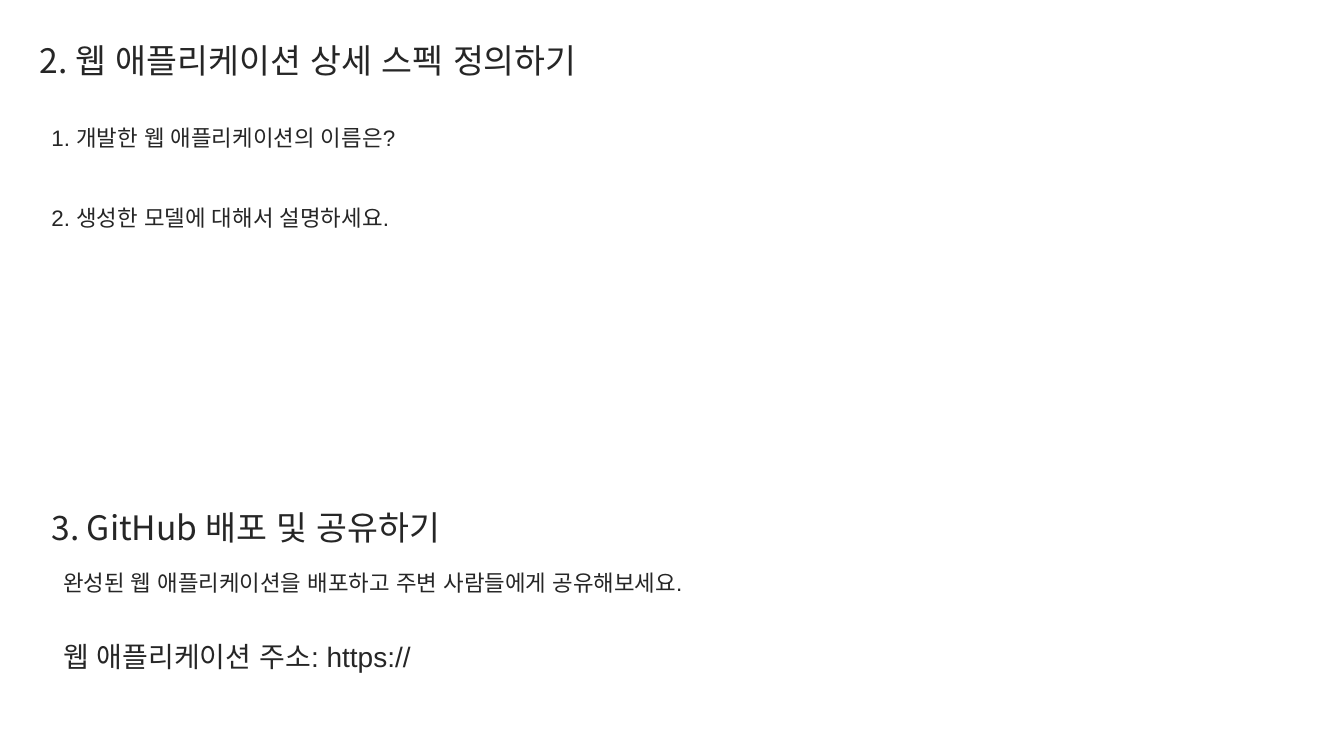
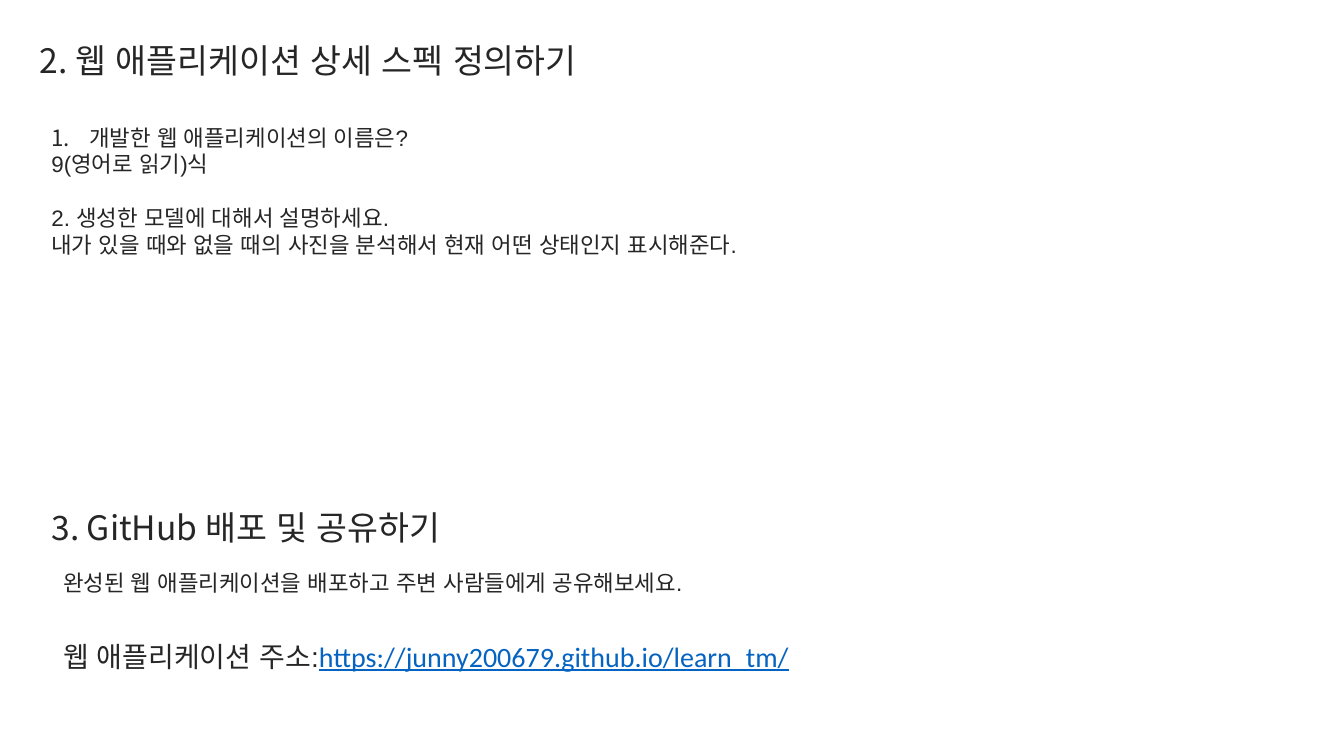
Before and after one commit to junny200679/learn_tm, a slide deck: slide 3 of Report.pptx. Drawn at 1344x756 pixels with LibreOffice and Linux fonts; fonts in the diff are those of the drawing. Boxes give left, top, right and bottom in pixels: in the first picture for what was removed or moved away, otherwise in the second. Text is boxed around its words. In the diff, an @@ line names an element or a change of style, - is before the commit and + after.

Commit message:
update

```diff
--- a/Report.pptx
+++ b/Report.pptx
@@ text at [51,127,736,255]: text changed @@
-1. 개발한 웹 애플리케이션의 이름은?
-2. 생성한 모델에 대해서 설명하세요.
+1. 개발한 웹 애플리케이션의 이름은?
+9(영어로 읽기)식
+2. 생성한 모델에 대해서 설명하세요.
+내가 있을 때와 없을 때의 사진을 분석해서 현재 어떤 상태인지 표시해준다.
@@ text at [63,644,788,672]: text changed; font Arial to Calibri; text colour #262626 to #0563C1 @@
-웹 애플리케이션 주소: https://
+웹 애플리케이션 주소:https://junny200679.github.io/learn_tm/
```
Also in this commit, not shown: 2 other slides changed.
